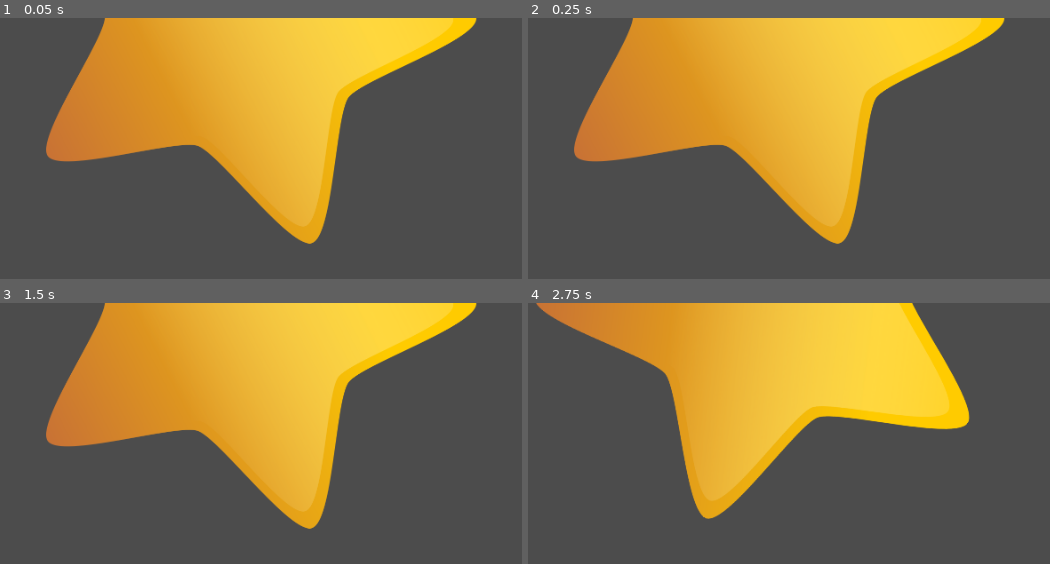
Above: before the commit, frames 1-4 (two rows, left to right).
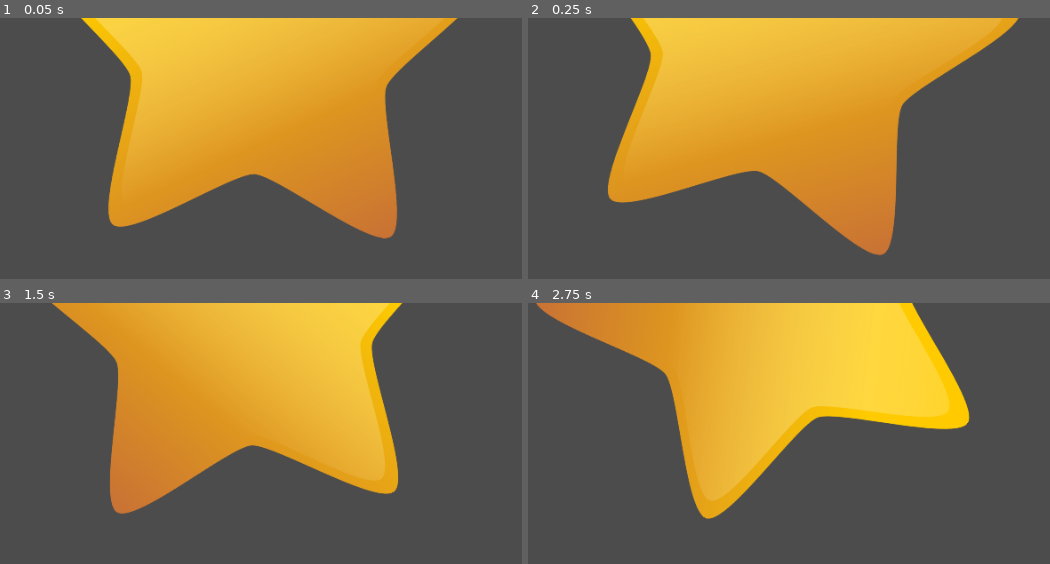
Above: after the commit, the same moments.

Repository: Imacds/ship-project-cs4700
Game: Godot game, scene res://scenes/StarBoss.tscn
Two runs of this game, one before a commit and one after it. Both use one fixed random seed, a clock stepped at 60 frames per second and the inputs below. This scene is started directly instead of the project's main scene.
Inputs:
- Up to frame 1 (0.05 s): no input
- Up to frame 2 (0.25 s): no input
- Up to frame 3 (1.5 s): hold D (move_right) 0.53-1.28 s; hold Space (shoot) 0.53-1.28 s; hold S (move_down) from 1.28 s (still down); tap Space (shoot) at 1.35 s
- Up to frame 4 (2.75 s): release S (move_down) at 2.03 s; hold D (move_right) from 2.03 s (still down); hold Space (shoot) from 2.03 s (still down)

The runs differ from the first frame. In frame 1, 37% of the frame differs, in the area x 8-92%, y 0-87%; in frame 2, 34%; in frame 3, 21%; in frame 4, nothing differs.

Commit message:
fix: star boss rotation animation

Diff:
--- a/scenes/StarBoss.tscn
+++ b/scenes/StarBoss.tscn
@@ -16,7 +16,7 @@
 "times": PoolRealArray( 0, 0.2, 0.4, 0.6, 0.8 ),
 "transitions": PoolRealArray( 1, 1, 1, 1, 1 ),
 "update": 0,
-"values": [ 90.0, 90.0, 180.0, 270.0, 360.0 ]
+"values": [ 0.0, 90.0, 180.0, 270.0, 360.0 ]
 }
 
 [sub_resource type="ConvexPolygonShape2D" id=2]
